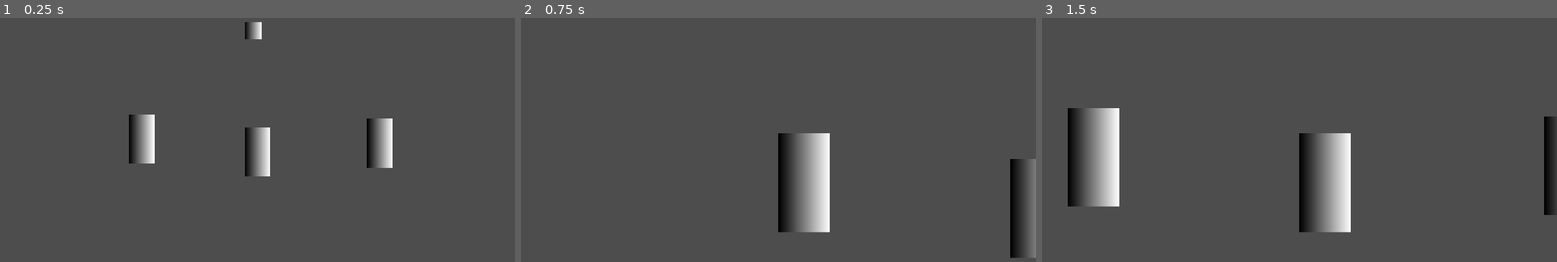
Above: before the commit, frames 1-3 (left to right).
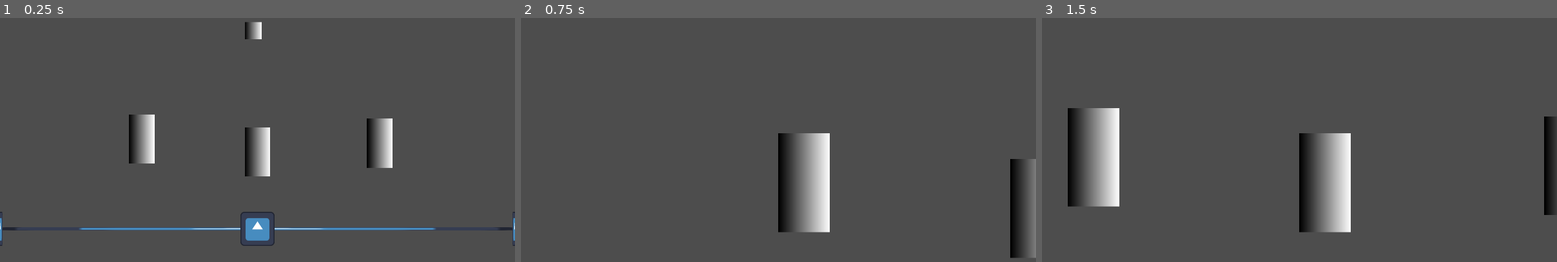
Above: after the commit, the same moments.

Repository: Quarticore/UntitledTomatoGame
Game: Godot game, scene res://scenes/main.tscn
Two runs of this game, one before a commit and one after it. Both use one fixed random seed, a clock stepped at 60 frames per second and the inputs below. The engine's default icon, where the game draws it, is replaced by a stand-in: a white triangle on a blue panel in a dark square. Sound files missing from this copy of the repository are replaced by a short silence.
Inputs (mouse positions are in pixels of both pictures, inside the frame that each line leads up to):
- Up to frame 1 (0.25 s): no input
- Up to frame 2 (0.75 s): tap Enter at 0.5 s; move the mouse to (660, 137) at 0.52 s; hold D (InputRight) from 0.53 s (still down); click (660, 137) at 0.6 s
- Up to frame 3 (1.5 s): tap Space at 1.25 s; move the mouse to (1556, 208) at 1.27 s; release D (InputRight) at 1.28 s; hold A (InputLeft) from 1.28 s (still down); tap S (InputMiddle) at 1.35 s; click (1556, 208) at 1.42 s

The runs differ from the first frame. In frame 1, 1.4% of the frame differs, in the area x 0-100%, y 79-94%; in frame 2, nothing differs; in frame 3, nothing differs.

Commit message:
feat: beat indicator
Beat indicator scene that moves in time with music bpm

Diff:
--- /dev/null
+++ b/assets/scripts/beat_indicator.gd
@@ -0,0 +1,33 @@
+extends Node2D
+
+
+const METRONOME: Script = preload("res://assets/scripts/metronome.gd")
+const MIN_SIZE: float = 0.5
+const MAX_SIZE: float = 1.0
+const EDGE_POS := Vector2(960, 0)
+
+@export var audio_manager: METRONOME
+
+@onready var c_indicator: Sprite2D = $CentreIndicator
+@onready var l_indicator: Sprite2D = $LeftIndicator
+@onready var r_indicator: Sprite2D = $RightIndicator
+
+var beat_linear_prev: float = 0.0
+
+
+# Called every frame. 'delta' is the elapsed time since the previous frame.
+func _process(delta: float) -> void:
+
+	if beat_linear_prev > audio_manager.beat_linear:
+		# Reset to original values
+		c_indicator.scale = Vector2(MAX_SIZE, MAX_SIZE)
+		l_indicator.position = -EDGE_POS
+		r_indicator.position = EDGE_POS
+	else:
+		# Move in time with beat
+		c_indicator.scale = Vector2(MAX_SIZE, MAX_SIZE).lerp(Vector2(MIN_SIZE, MIN_SIZE), audio_manager.beat_linear)
+		l_indicator.position = -EDGE_POS.lerp(Vector2(0, 0), audio_manager.beat_linear)
+		r_indicator.position = EDGE_POS.lerp(Vector2(0, 0), audio_manager.beat_linear)
+
+	# Update with current frame's value
+	beat_linear_prev = audio_manager.beat_linear
--- /dev/null
+++ b/scenes/beat_indicator.tscn
@@ -0,0 +1,27 @@
+[gd_scene load_steps=3 format=3 uid="uid://drvcf7ngfwjb1"]
+
+[ext_resource type="Script" path="res://assets/scripts/beat_indicator.gd" id="1_eay0s"]
+[ext_resource type="Texture2D" uid="uid://cp1ayvxq1h4b0" path="res://icon.svg" id="2_18v7o"]
+
+[node name="BeatIndicator" type="Node2D" node_paths=PackedStringArray("audio_manager")]
+position = Vector2(960, 900)
+script = ExtResource("1_eay0s")
+audio_manager = NodePath("")
+
+[node name="CentreIndicator" type="Sprite2D" parent="."]
+texture = ExtResource("2_18v7o")
+
+[node name="IndicatorTrack" type="Sprite2D" parent="."]
+z_index = -1
+scale = Vector2(15, 0.1)
+texture = ExtResource("2_18v7o")
+
+[node name="LeftIndicator" type="Sprite2D" parent="."]
+position = Vector2(-960, 0)
+scale = Vector2(0.15, 1)
+texture = ExtResource("2_18v7o")
+
+[node name="RightIndicator" type="Sprite2D" parent="."]
+position = Vector2(960, 0)
+scale = Vector2(0.15, 1)
+texture = ExtResource("2_18v7o")
--- a/scenes/main.tscn
+++ b/scenes/main.tscn
@@ -1,8 +1,9 @@
-[gd_scene load_steps=6 format=3 uid="uid://de4vrd6yr3nho"]
+[gd_scene load_steps=7 format=3 uid="uid://de4vrd6yr3nho"]
 
 [ext_resource type="Script" path="res://assets/scripts/selection_manager.gd" id="1_l4jld"]
-[ext_resource type="PackedScene" uid="uid://rf7wiy4b21xh" path="res://scenes/member.tscn" id="2_ak1xx"]
+[ext_resource type="PackedScene" path="res://scenes/member.tscn" id="2_ak1xx"]
 [ext_resource type="PackedScene" uid="uid://cpp7ddhx8pqcf" path="res://scenes/audio_manager.tscn" id="3_m7yqh"]
+[ext_resource type="PackedScene" uid="uid://drvcf7ngfwjb1" path="res://scenes/beat_indicator.tscn" id="4_xrbsb"]
 
 [sub_resource type="Gradient" id="Gradient_w5xsi"]
 
@@ -32,6 +33,9 @@
 
 [node name="AudioManager" parent="." instance=ExtResource("3_m7yqh")]
 
+[node name="BeatIndicator" parent="." node_paths=PackedStringArray("audio_manager") instance=ExtResource("4_xrbsb")]
+audio_manager = NodePath("../AudioManager")
+
 [connection signal="hovered" from="Member" to="SelectionManager" method="_on_member_hovered"]
 [connection signal="selected" from="Member" to="SelectionManager" method="_on_member_selected"]
 [connection signal="hovered" from="Member2" to="SelectionManager" method="_on_member_2_hovered"]
